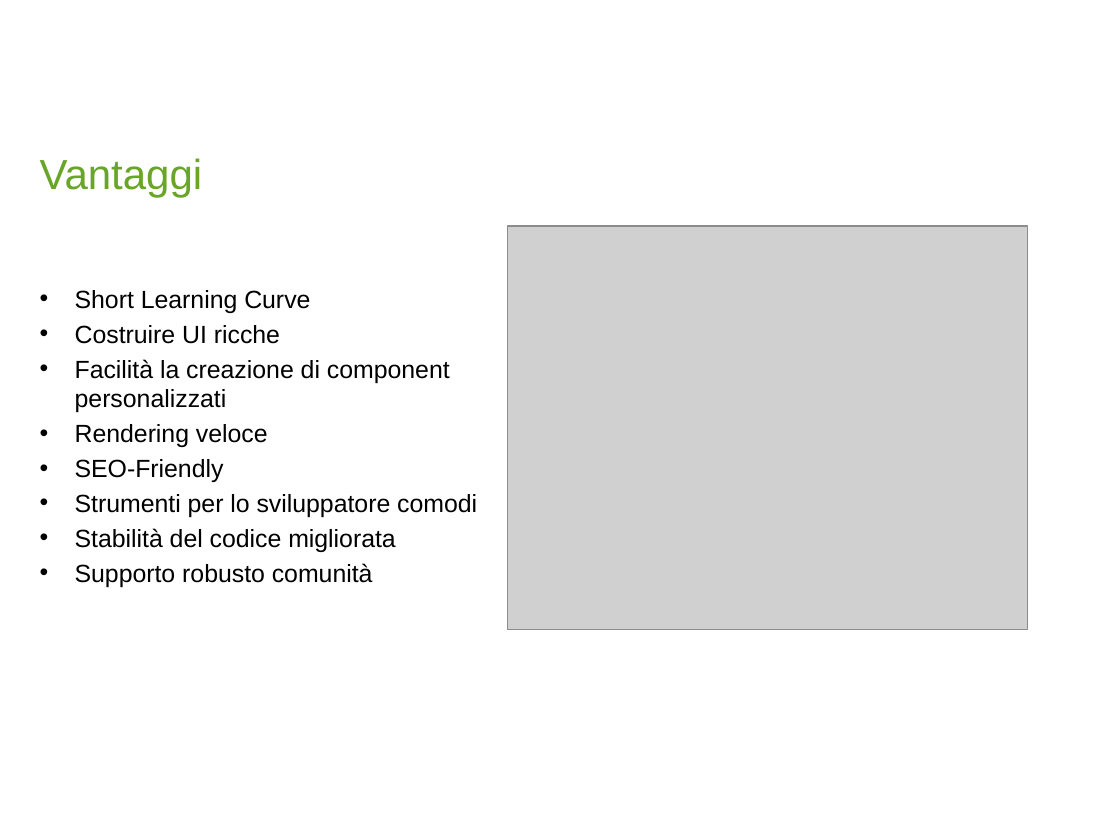
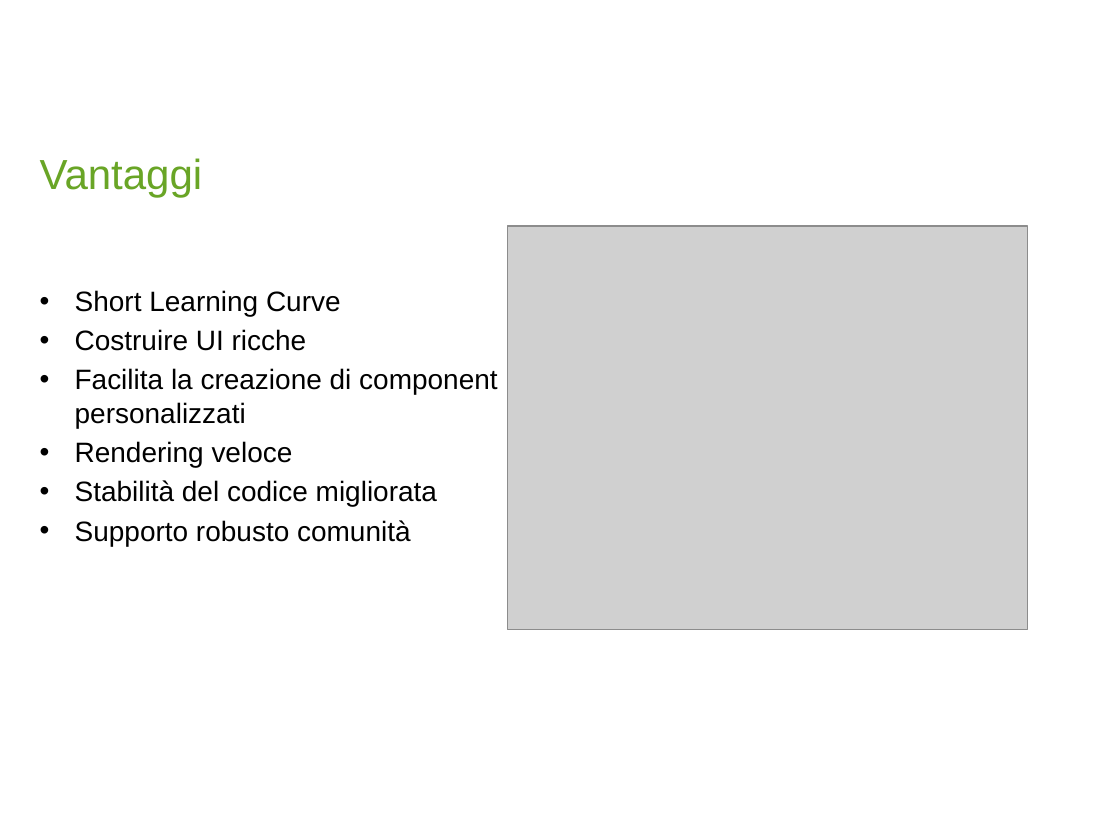
Before and after one commit to AndreaBForce/ReactCalendarComponent, a slide deck: slide 5 of Gr01_React_MorandaRiccardi.pptx. Drawn at 1120x840 pixels with LibreOffice and Linux fonts; fonts in the diff are those of the drawing; grey boxes stand for pictures; background and template pictures are left out. Boxes give left, top, right and bottom in pixels: in the first picture for what was removed or moved away, otherwise in the second. Text is boxed around its words. In the diff, an @@ line names an element or a change of style, - is before the commit and + after.

Commit message:
presentation

```diff
--- a/Gr01_React_MorandaRiccardi.pptx
+++ b/Gr01_React_MorandaRiccardi.pptx
@@ text at <box>75,290,437,546</box>: size 16 to 18 pt in "Short Learning Curve", "Costruire UI ricche", "Rendering veloce", "Stabilità del codice migliorata" and 1 more places @@
@@ text at <box>75,368,497,428</box>: text changed; size 16 to 18 pt @@
-• Facilità la creazione di component personalizzati
+• Facilita la creazione di component personalizzati
@@ text at <box>75,459,477,517</box>: paragraphs removed @@
-• SEO-Friendly
-• Strumenti per lo sviluppatore comodi
```
Also in this commit, not shown: 3 other slides changed.
